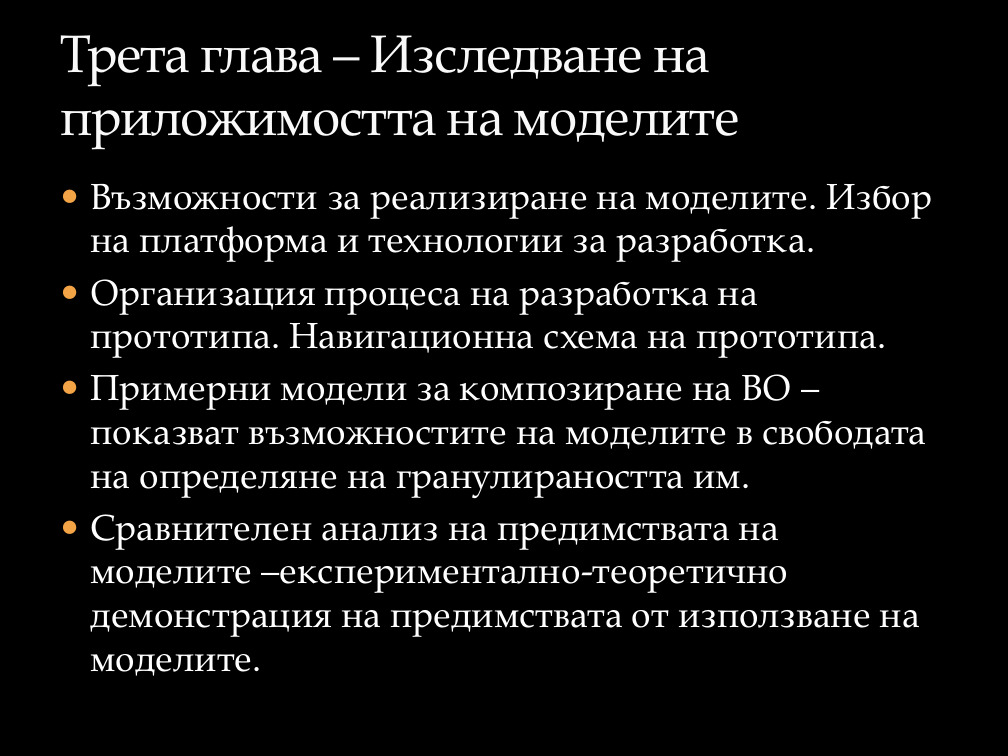
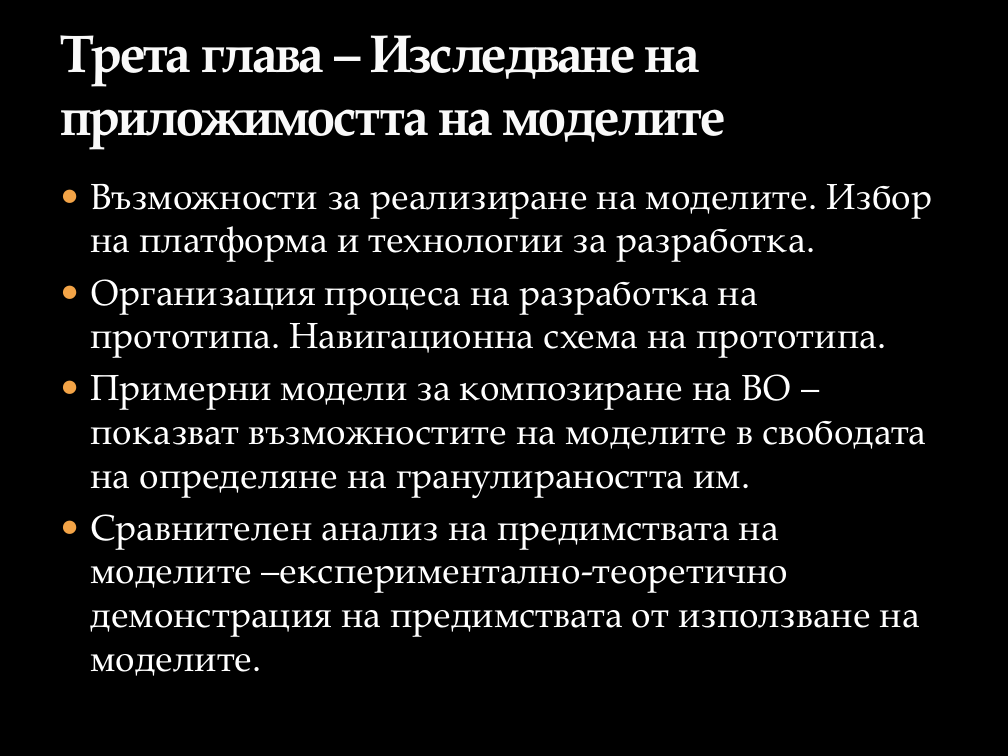
Before and after one commit to vjotov/versia, a slide deck: slide 10 of doc/Presentation.pptx. Drawn at 1008x756 pixels with LibreOffice and Linux fonts; fonts in the diff are those of the drawing; background and template pictures are left out. Boxes give left, top, right and bottom in pixels: in the first picture for what was removed or moved away, otherwise in the second. Text is boxed around its words. In the diff, an @@ line names an element or a change of style, - is before the commit and + after.

```diff
--- a/doc/Presentation.pptx
+++ b/doc/Presentation.pptx
@@ title "Трета глава – Изследване на ..." at [60, 35, 726, 149]: bold on @@
```
Also in this commit, not shown: 9 other slides changed, 1 slide added, 1 slide removed, 2 other files.
